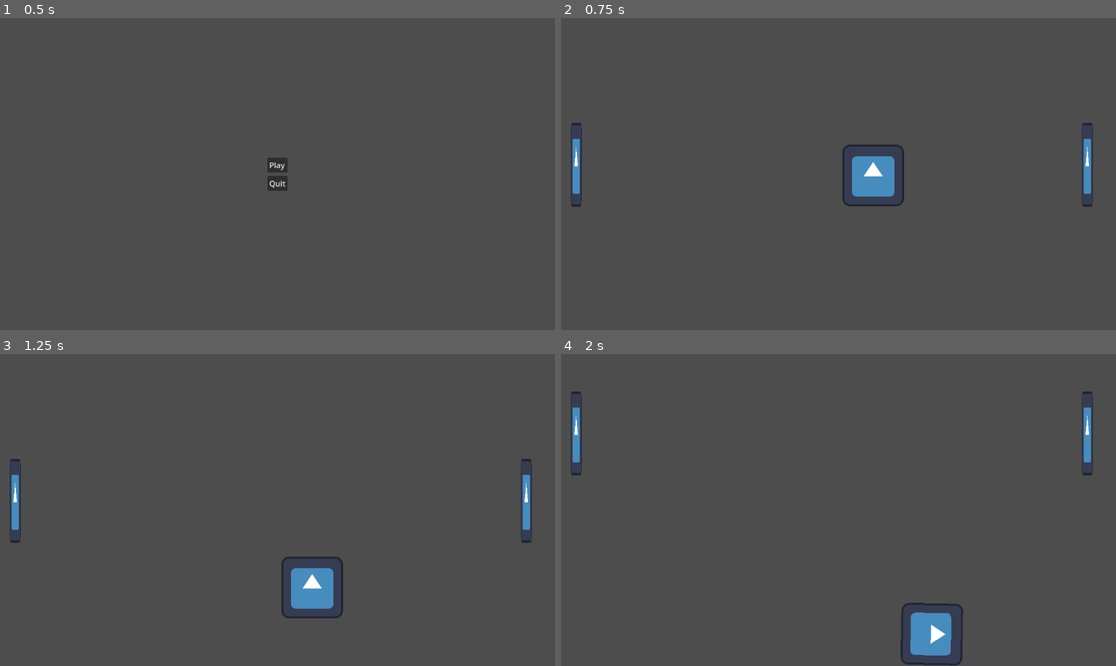
Above: before the commit, frames 1-4 (two rows, left to right).
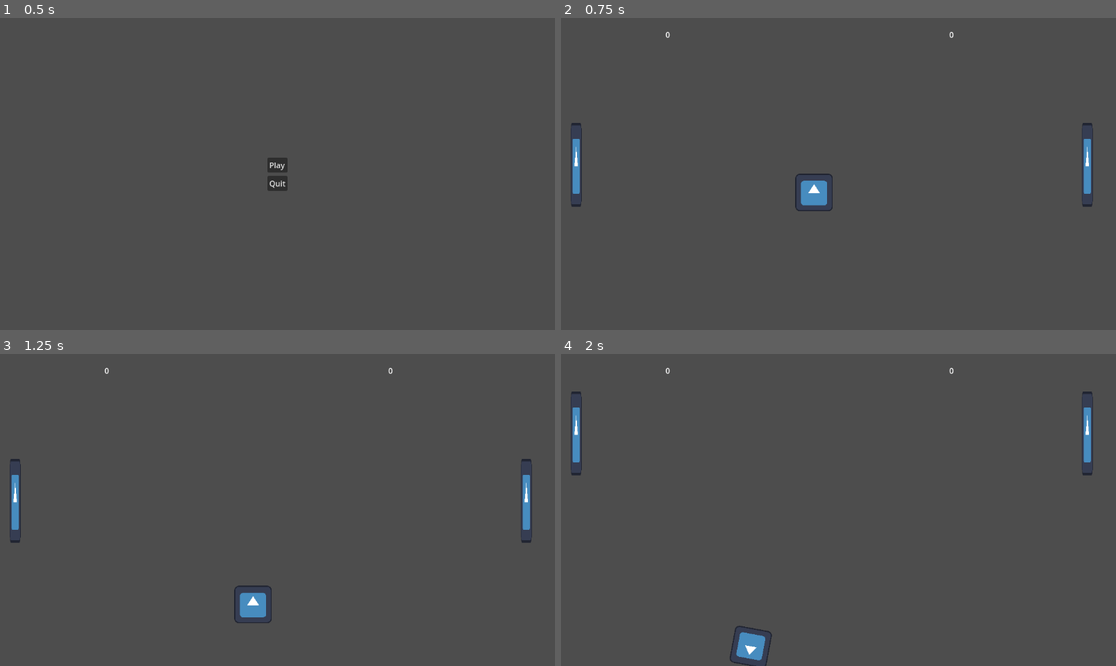
Above: after the commit, the same moments.

Repository: BliniMango/pong-1
Game: Godot game, scene res://scenes/main_menu.tscn
The game is run twice, just before and just after one commit, with the same random seed, the same clock (stepped at 60 frames per second) and the same inputs. The engine's default icon, where the game draws it, is replaced by a stand-in: a white triangle on a blue panel in a dark square.
Inputs:
- Up to frame 1 (0.5 s): no input
- Up to frame 2 (0.75 s): click "Play" at 0.5 s
- Up to frame 3 (1.25 s): no input
- Up to frame 4 (2 s): hold Up (ui_up) from 1.28 s (still down)

Frame 1 is identical in both runs. In frame 2, 1.8% of the frame differs, in the area x 18-71%, y 4-62%; in frame 3, 1.8%, in the area x 18-71%, y 4-87%; in frame 4, 1.8%.

Commit message:
fixing ball spawning

Diff:
--- a/scenes/ball.tscn
+++ b/scenes/ball.tscn
@@ -4,12 +4,13 @@
 [ext_resource type="Script" path="res://scripts/ball.gd" id="1_dq6uw"]
 
 [sub_resource type="CircleShape2D" id="CircleShape2D_6y2e4"]
-radius = 64.4981
+radius = 38.0
 
 [node name="ball" type="RigidBody2D"]
 script = ExtResource("1_dq6uw")
 
 [node name="Icon" type="Sprite2D" parent="."]
+scale = Vector2(0.609375, 0.609375)
 texture = ExtResource("1_48wgh")
 
 [node name="CollisionShape2D" type="CollisionShape2D" parent="."]
--- a/scenes/main_game.tscn
+++ b/scenes/main_game.tscn
@@ -1,5 +1,6 @@
-[gd_scene load_steps=6 format=3 uid="uid://8dbbjk36gyc4"]
+[gd_scene load_steps=7 format=3 uid="uid://8dbbjk36gyc4"]
 
+[ext_resource type="Script" path="res://scripts/main_game.gd" id="1_frpvk"]
 [ext_resource type="PackedScene" uid="uid://bwqf1xc6wvq75" path="res://scenes/paddle.tscn" id="1_hkm70"]
 [ext_resource type="PackedScene" uid="uid://cjhidv8ihv5ij" path="res://scenes/ball.tscn" id="2_30cqo"]
 
@@ -13,6 +14,7 @@
 size = Vector2(21, 650)
 
 [node name="MainGame" type="Node2D"]
+script = ExtResource("1_frpvk")
 
 [node name="arena" type="StaticBody2D" parent="."]
 
@@ -35,4 +37,20 @@
 position = Vector2(32, 229)
 
 [node name="ball" parent="." instance=ExtResource("2_30cqo")]
-position = Vector2(579, 285)
+position = Vector2(570, 320)
+
+[node name="CanvasLayer" type="CanvasLayer" parent="."]
+
+[node name="ScoreLeft" type="Label" parent="CanvasLayer"]
+offset_left = 217.0
+offset_top = 23.0
+offset_right = 265.0
+offset_bottom = 46.0
+text = "AI Score:"
+
+[node name="ScoreRight" type="Label" parent="CanvasLayer"]
+offset_left = 806.0
+offset_top = 23.0
+offset_right = 902.0
+offset_bottom = 46.0
+text = "Player Score"
--- /dev/null
+++ b/scripts/main_game.gd
@@ -0,0 +1,30 @@
+extends Node2D
+
+@export var ball_scene = PackedScene
+
+var score_left = 0
+var score_right = 0
+
+@onready var ball = $ball
+@onready var score_left_label = $CanvasLayer/ScoreLeft
+@onready var score_right_label = $CanvasLayer/ScoreRight
+
+
+func _ready():
+	score_left_label.text = str(score_left)
+	score_right_label.text = str(score_right)
+	if ball == null:
+		ball = ball_scene
+		add_child(ball)
+	ball.connect("body_entered", Callable(self, "_on_ball_entered"))
+
+func _on_ball_entered(body):
+	if body.global_position.x < 0:
+		score_right += 1
+		score_right_label = str(score_right)
+	else:
+		score_left += 1
+		score_left_label = str(score_left)
+	#reset ball position
+	ball.position = Vector2.ZERO
+	ball.linear_velocity = Vector2.RIGHT.rotated(randf() * PI * 2) * ball.speed
